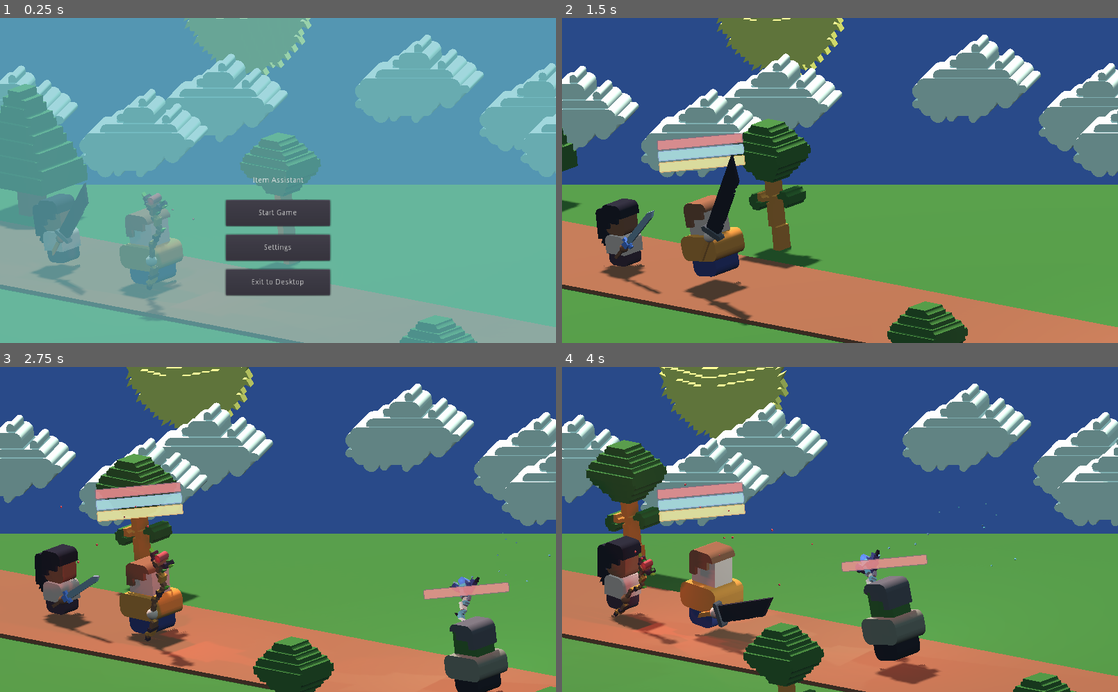
Above: before the commit, frames 1-4 (two rows, left to right).
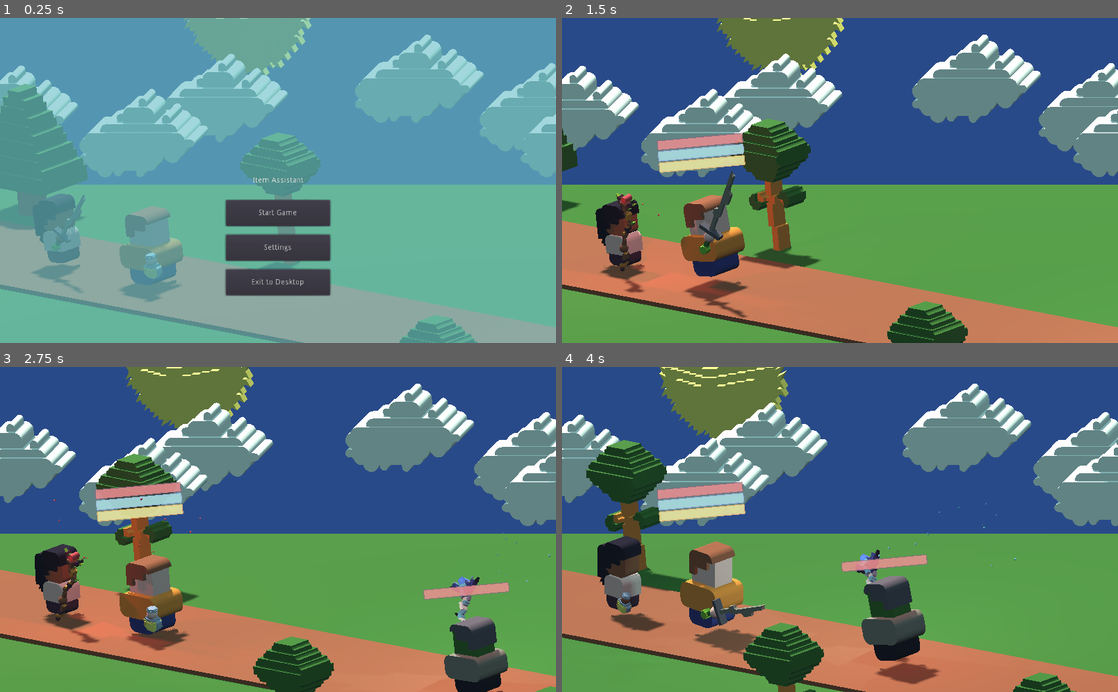
Above: after the commit, the same moments.

Repository: matt-cles/item-assistant
Game: Godot game, scene res://scenes/Main.tscn
Same seed, same stepped clock (60 frames per second), same inputs: the game is played once before the commit and once after it.
Inputs:
- Up to frame 1 (0.25 s): no input
- Up to frame 2 (1.5 s): click "Start Game" at 0.5 s; tap Enter (ui_accept) at 1.25 s; hold Right (ui_right) from 1.28 s (still down)
- Up to frame 3 (2.75 s): tap Enter (ui_accept) at 1.52, 2.27 s; release Right (ui_right) at 2.03 s; hold Left (ui_left) from 2.03 s (still down)
- Up to frame 4 (4 s): release Left (ui_left) at 2.78 s; hold Right (ui_right) from 2.78 s (still down); tap Enter (ui_accept) at 3.77 s

The runs differ from the first frame. In frame 1, 0.6% of the frame differs, in the area x 9-51%, y 50-93%; in frame 2, 2.9%; in frame 3, 3.0%, in the area x 7-42%, y 40-93%; in frame 4, 2.8%.

Commit message:
add additional options

Diff:
--- a/scenes/Menu.gd
+++ b/scenes/Menu.gd
@@ -9,11 +9,21 @@
 	$StartMenu.visible = true
 	$PauseMenu.visible = get_tree().paused
 	$SettingsMenu.visible = false
-	$SettingsMenu/VolumeControl/VolumeSlider.min_value = settings.min_volume
-	$SettingsMenu/VolumeControl/VolumeSlider.max_value = settings.max_volume
-	$SettingsMenu/VolumeControl/VolumeSlider.value = settings.default_volume
+	$SettingsMenu/MusicVolumeControl/VolumeSlider.min_value = settings.min_volume
+	$SettingsMenu/MusicVolumeControl/VolumeSlider.max_value = settings.max_volume
+	$SettingsMenu/MusicVolumeControl/VolumeSlider.value = settings.default_music_volume
+	$SettingsMenu/SFXVolumeControl/VolumeSlider.min_value = settings.min_volume
+	$SettingsMenu/SFXVolumeControl/VolumeSlider.max_value = settings.max_volume
+	$SettingsMenu/SFXVolumeControl/VolumeSlider.value = settings.default_sfx_volume
+	$SettingsMenu/DifficultyControl/DifficultySlider.min_value = settings.min_difficulty
+	$SettingsMenu/DifficultyControl/DifficultySlider.max_value = settings.max_difficulty
+	$SettingsMenu/DifficultyControl/DifficultySlider.value = settings.default_difficulty
+	$SettingsMenu/PlayerModelControl/PlayerModel.add_item('Random', settings.PLAYER_MODEL.RANDOM)
+	$SettingsMenu/PlayerModelControl/PlayerModel.add_item('Male', settings.PLAYER_MODEL.MALE)
+	$SettingsMenu/PlayerModelControl/PlayerModel.add_item('Female', settings.PLAYER_MODEL.FEMALE)
+	$SettingsMenu/PlayerModelControl/PlayerModel.selected = settings.PLAYER_MODEL.RANDOM
 
-func _process(delta):
+func _process(_delta):
 	if game_started:
 		if Input.is_action_just_pressed("ui_cancel"):
 			var currently_paused = get_tree().paused
@@ -40,5 +50,14 @@
 	$StartMenu.visible = true
 	$SettingsMenu.visible = false
 
-func _on_VolumeSlider_value_changed(value):
+func _on_MusicVolumeSlider_value_changed(value):
 	events.emit_signal("set_music_volume", value)
+
+func _on_SFXVolumeSlider_value_changed(value):
+	events.emit_signal("set_sfx_volume", value)
+
+func _on_DifficultySlider_value_changed(value):
+	events.emit_signal("set_difficulty", value)
+
+func _on_PlayerModel_item_selected(index):
+	events.emit_signal("set_player_model", index)
--- a/scenes/Menu.tscn
+++ b/scenes/Menu.tscn
@@ -106,6 +106,9 @@
 [node name="SettingsMenu" type="Control" parent="."]
 anchor_right = 1.0
 anchor_bottom = 1.0
+__meta__ = {
+"_edit_use_anchors_": false
+}
 
 [node name="BG" type="Panel" parent="SettingsMenu"]
 visible = false
@@ -139,35 +142,16 @@
 "_edit_use_anchors_": false
 }
 
-[node name="BackToStartMenu" type="Button" parent="SettingsMenu"]
-margin_left = 416.0
-margin_top = 464.0
-margin_right = 608.0
-margin_bottom = 512.0
-text = "Back"
-__meta__ = {
-"_edit_use_anchors_": false
-}
-
-[node name="EmptyButton2" type="Button" parent="SettingsMenu"]
-margin_left = 32.0
-margin_top = 32.0
-margin_right = 224.0
-margin_bottom = 80.0
-__meta__ = {
-"_edit_use_anchors_": false
-}
-
-[node name="VolumeControl" type="Control" parent="SettingsMenu"]
-margin_left = 416.0
-margin_top = 320.0
-margin_right = 608.0
-margin_bottom = 368.0
-__meta__ = {
-"_edit_use_anchors_": false
-}
-
-[node name="EmptyButton" type="Button" parent="SettingsMenu/VolumeControl"]
+[node name="MusicVolumeControl" type="Control" parent="SettingsMenu"]
+margin_left = 304.0
+margin_top = 304.0
+margin_right = 496.0
+margin_bottom = 352.0
+__meta__ = {
+"_edit_use_anchors_": false
+}
+
+[node name="EmptyButton" type="Button" parent="SettingsMenu/MusicVolumeControl"]
 anchor_right = 1.0
 anchor_bottom = 1.0
 button_mask = 0
@@ -175,19 +159,18 @@
 "_edit_use_anchors_": false
 }
 
-[node name="VolumeLabel" type="Label" parent="SettingsMenu/VolumeControl"]
-margin_left = 64.0
-margin_right = 128.0
+[node name="VolumeLabel" type="Label" parent="SettingsMenu/MusicVolumeControl"]
+margin_right = 192.0
 margin_bottom = 48.0
-text = "Volume
-"
-align = 1
-valign = 1
-__meta__ = {
-"_edit_use_anchors_": false
-}
-
-[node name="VolumeSlider" type="HSlider" parent="SettingsMenu/VolumeControl"]
+text = "Music Volume
+"
+align = 1
+valign = 1
+__meta__ = {
+"_edit_use_anchors_": false
+}
+
+[node name="VolumeSlider" type="HSlider" parent="SettingsMenu/MusicVolumeControl"]
 margin_left = 16.0
 margin_top = 16.0
 margin_right = 180.0
@@ -198,10 +181,143 @@
 "_edit_use_anchors_": false
 }
 
+[node name="SFXVolumeControl" type="Control" parent="SettingsMenu"]
+margin_left = 528.0
+margin_top = 304.0
+margin_right = 720.0
+margin_bottom = 352.0
+__meta__ = {
+"_edit_use_anchors_": false
+}
+
+[node name="EmptyButton" type="Button" parent="SettingsMenu/SFXVolumeControl"]
+anchor_right = 1.0
+anchor_bottom = 1.0
+button_mask = 0
+__meta__ = {
+"_edit_use_anchors_": false
+}
+
+[node name="VolumeLabel" type="Label" parent="SettingsMenu/SFXVolumeControl"]
+margin_left = 64.0
+margin_right = 128.0
+margin_bottom = 48.0
+text = "SFX Volume
+"
+align = 1
+valign = 1
+__meta__ = {
+"_edit_use_anchors_": false
+}
+
+[node name="VolumeSlider" type="HSlider" parent="SettingsMenu/SFXVolumeControl"]
+margin_left = 16.0
+margin_top = 16.0
+margin_right = 180.0
+margin_bottom = 54.0
+min_value = -80.0
+max_value = 0.0
+__meta__ = {
+"_edit_use_anchors_": false
+}
+
+[node name="DifficultyControl" type="Control" parent="SettingsMenu"]
+margin_left = 304.0
+margin_top = 368.0
+margin_right = 496.0
+margin_bottom = 416.0
+__meta__ = {
+"_edit_use_anchors_": false
+}
+
+[node name="EmptyButton" type="Button" parent="SettingsMenu/DifficultyControl"]
+anchor_right = 1.0
+anchor_bottom = 1.0
+button_mask = 0
+__meta__ = {
+"_edit_use_anchors_": false
+}
+
+[node name="DifficultyLabel" type="Label" parent="SettingsMenu/DifficultyControl"]
+margin_left = 64.0
+margin_right = 128.0
+margin_bottom = 48.0
+text = "Difficulty
+"
+align = 1
+valign = 1
+__meta__ = {
+"_edit_use_anchors_": false
+}
+
+[node name="DifficultySlider" type="HSlider" parent="SettingsMenu/DifficultyControl"]
+margin_left = 16.0
+margin_top = 16.0
+margin_right = 180.0
+margin_bottom = 54.0
+min_value = -80.0
+max_value = 0.0
+step = 0.05
+__meta__ = {
+"_edit_use_anchors_": false
+}
+
+[node name="PlayerModelControl" type="Control" parent="SettingsMenu"]
+margin_left = 528.0
+margin_top = 368.0
+margin_right = 720.0
+margin_bottom = 416.0
+__meta__ = {
+"_edit_use_anchors_": false
+}
+
+[node name="EmptyButton" type="Button" parent="SettingsMenu/PlayerModelControl"]
+anchor_right = 1.0
+anchor_bottom = 1.0
+button_mask = 0
+__meta__ = {
+"_edit_use_anchors_": false
+}
+
+[node name="PlayerModelLabel" type="Label" parent="SettingsMenu/PlayerModelControl"]
+margin_left = 64.0
+margin_right = 128.0
+margin_bottom = 48.0
+text = "Player Model
+"
+align = 1
+valign = 1
+__meta__ = {
+"_edit_use_anchors_": false
+}
+
+[node name="PlayerModel" type="OptionButton" parent="SettingsMenu/PlayerModelControl"]
+margin_top = 32.0
+margin_right = 192.0
+margin_bottom = 52.0
+text = "Player Model"
+align = 1
+__meta__ = {
+"_edit_use_anchors_": false
+}
+
+[node name="BackToStartMenu" type="Button" parent="SettingsMenu"]
+margin_left = 416.0
+margin_top = 432.0
+margin_right = 608.0
+margin_bottom = 480.0
+text = "Back"
+__meta__ = {
+"_edit_use_anchors_": false
+}
+
 [connection signal="pressed" from="StartMenu/StartGame" to="." method="_on_StartGame_pressed"]
 [connection signal="pressed" from="StartMenu/Options" to="." method="_on_Options_pressed"]
 [connection signal="pressed" from="StartMenu/Exit" to="." method="_on_Exit_pressed"]
 [connection signal="pressed" from="PauseMenu/Restart" to="." method="_on_Restart_pressed"]
 [connection signal="pressed" from="PauseMenu/Exit" to="." method="_on_Exit_pressed"]
+[connection signal="value_changed" from="SettingsMenu/MusicVolumeControl/VolumeSlider" to="." method="_on_MusicVolumeSlider_value_changed"]
+[connection signal="value_changed" from="SettingsMenu/SFXVolumeControl/VolumeSlider" to="." method="_on_SFXVolumeSlider_value_changed"]
+[connection signal="value_changed" from="SettingsMenu/DifficultyControl/DifficultySlider" to="." method="_on_DifficultySlider_value_changed"]
+[connection signal="item_selected" from="SettingsMenu/PlayerModelControl/PlayerModel" to="." method="_on_PlayerModel_item_selected"]
 [connection signal="pressed" from="SettingsMenu/BackToStartMenu" to="." method="_on_BackToStartMenu_pressed"]
-[connection signal="value_changed" from="SettingsMenu/VolumeControl/VolumeSlider" to="." method="_on_VolumeSlider_value_changed"]
--- a/scripts/Events.gd
+++ b/scripts/Events.gd
@@ -10,6 +10,9 @@
 signal stop_moving
 signal start_moving
 signal set_music_volume
+signal set_sfx_volume
+signal set_player_model
+signal set_difficulty
 
 func emit_start_game():
 	emit_signal("start_game")
@@ -40,3 +43,12 @@
 
 func emit_set_music_volume():
 	emit_signal("set_music_volume")
+
+func emit_set_sfx_volume():
+	emit_signal("set_sfx_volume")
+
+func emit_set_player_model():
+	emit_signal("set_player_model")
+
+func emit_set_difficulty():
+	emit_signal("set_difficulty")
--- a/scripts/Player.gd
+++ b/scripts/Player.gd
@@ -11,19 +11,14 @@
 var in_menu = true
 
 func _ready():
-	# Select the character model
-	var character_model = settings.character_model
-	$pivot/MaleCharacter.visible = character_model == settings.PLAYER_MODEL.MALE
-	$pivot/FemaleCharacter.visible = character_model == settings.PLAYER_MODEL.FEMALE
-	if character_model == settings.PLAYER_MODEL.RANDOM:
-		var random_selection:bool = randi() % 2
-		$pivot/MaleCharacter.visible = random_selection
-		$pivot/FemaleCharacter.visible = not random_selection
-
 	# Connect events
 	var _connected = events.connect('stop_moving', self, 'stop_walking')
 	_connected = events.connect('start_moving', self, 'start_walking')
 	_connected = events.connect('start_game', self, 'start_game')
+	_connected = events.connect('set_player_model', self, 'set_player_model')
+
+	# Set player model
+	set_player_model(settings.character_model)
 
 	# Start walk animation
 	$AnimationPlayer.play("walk")
@@ -36,6 +31,15 @@
 	give_current_item_to_hero()
 	current_item = randi() % len(items_in_inventory)
 	hold_current_item()
+
+func set_player_model(character_model):
+	# Select the character model
+	$pivot/MaleCharacter.visible = character_model == settings.PLAYER_MODEL.MALE
+	$pivot/FemaleCharacter.visible = character_model == settings.PLAYER_MODEL.FEMALE
+	if character_model == settings.PLAYER_MODEL.RANDOM:
+		var random_selection:bool = randi() % 2
+		$pivot/MaleCharacter.visible = random_selection
+		$pivot/FemaleCharacter.visible = not random_selection
 
 func next_weapon():
 	current_item = (current_item + 1) % len(items_in_inventory)
--- a/scripts/Settings.gd
+++ b/scripts/Settings.gd
@@ -1,5 +1,7 @@
 extends Node
 class_name Settings
+
+onready var events = get_tree().get_nodes_in_group('events')[0]
 
 enum PLAYER_MODEL {RANDOM, MALE, FEMALE}
 
@@ -8,4 +10,19 @@
 
 export (float, -80, 10) var min_volume = -80
 export (float, -80, 10) var max_volume = 2
-export (float, -80, 10) var default_volume = -22
+export (float, -80, 10) var default_music_volume = -22
+export (float, -80, 10) var default_sfx_volume = -22
+
+export (float, 0.1, 1) var min_difficulty = 0.1
+export (float, 0.1, 1) var max_difficulty = 1.0
+export (float, 0.1, 1) var default_difficulty = 0.25
+
+func _ready():
+	# Try to load from conf file
+	# TODO
+
+	# Connect updaters
+	var _connected = events.connect("set_player_model", self, "set_player_model")
+
+func set_player_model(index):
+	character_model = index
